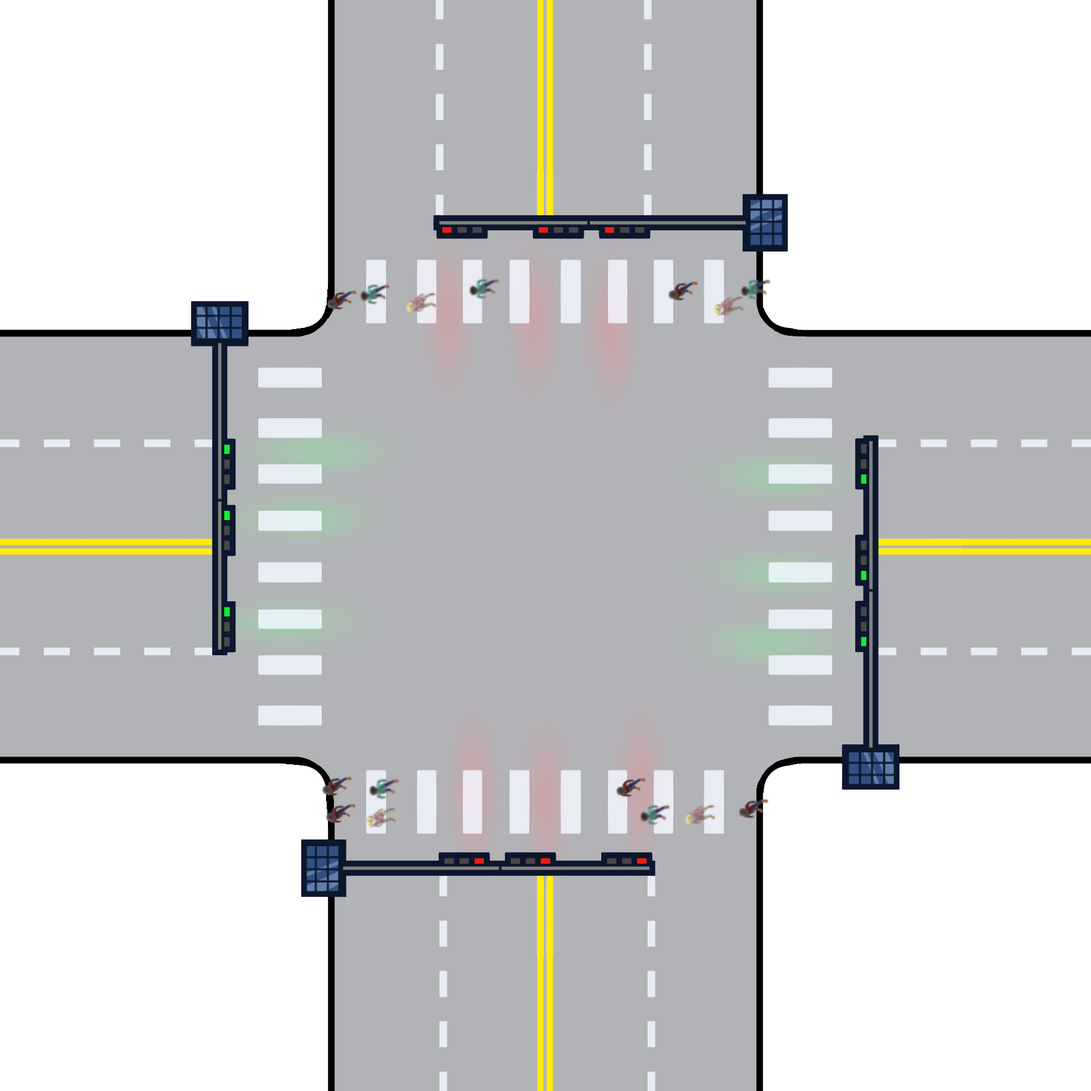
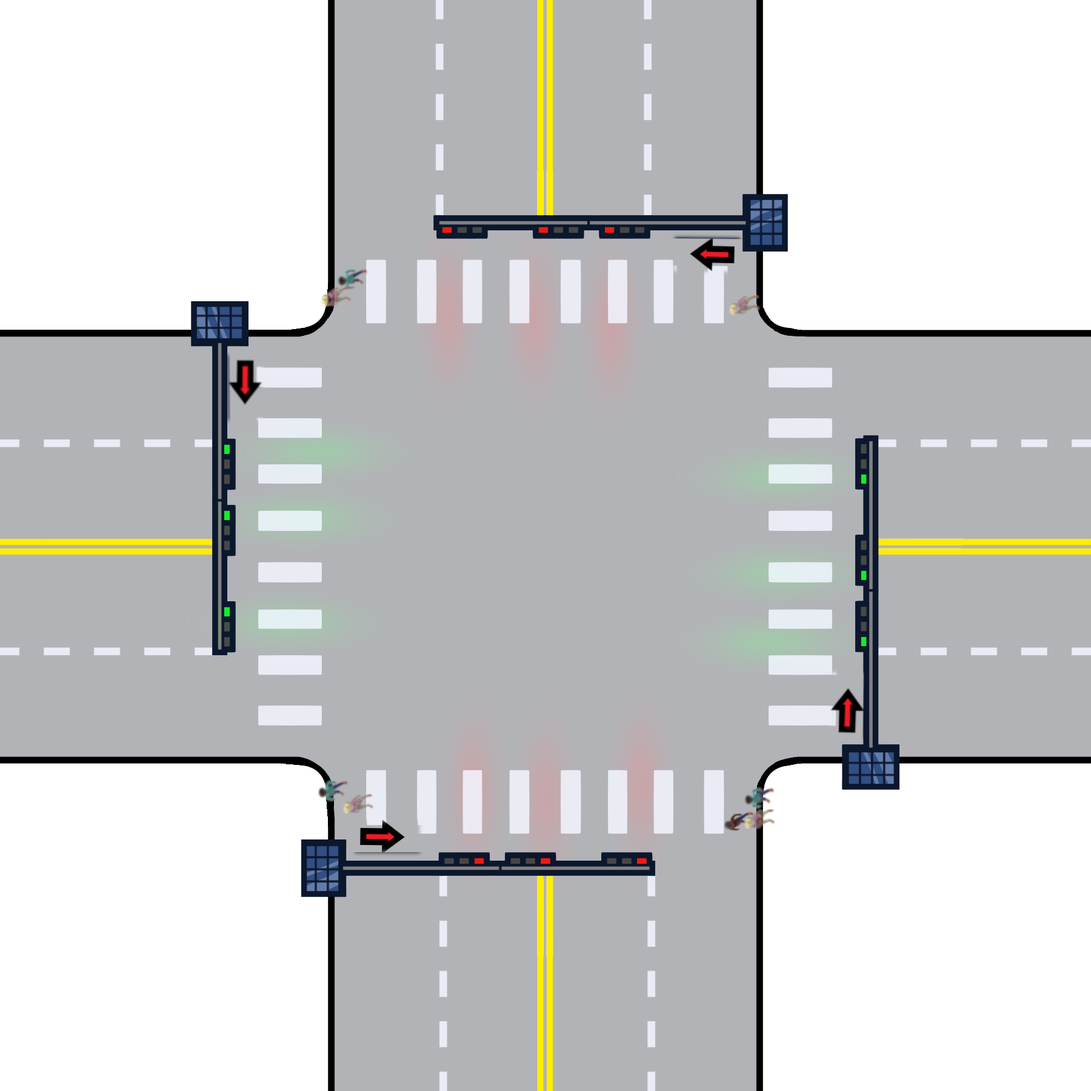
The second (1091, 1091) image is a revision of the first. Changes to its layers:
removed layer "Pasted Layer copy #4" over [684, 804, 717, 826]
renamed "crown #1" to "Pasted Layer copy #2", moved it above "Pasted Layer copy #1", painted on it over [227, 289, 358, 424]
removed layer "crown copy #5" over [639, 804, 672, 827]
removed layer "crown copy #9" over [739, 278, 772, 302]
removed layer "crown copy #7" over [468, 277, 501, 301]
removed layer "crown copy #6" over [368, 777, 401, 801]
removed layer "crown copy #4" over [358, 282, 392, 306]
painted on "Pasted Layer copy #1" over [365, 669, 866, 829]
removed layer "Pasted Layer copy #3" over [713, 295, 745, 318]
removed layer "Pasted Layer copy #2" over [405, 292, 438, 313]
removed layer "crown #5" over [737, 798, 769, 820]
removed layer "crown #2" over [325, 802, 356, 825]
removed layer "crown #6" over [321, 776, 353, 797]
removed layer "crown #4" over [616, 777, 647, 799]
removed layer "crown #3" over [668, 280, 699, 302]
added layer "Pasted Layer copy" above "greenredppl6.png" over [671, 233, 746, 276]
renamed "greenred.png" to "greenredppl6.png", painted on it over [227, 233, 866, 858]
